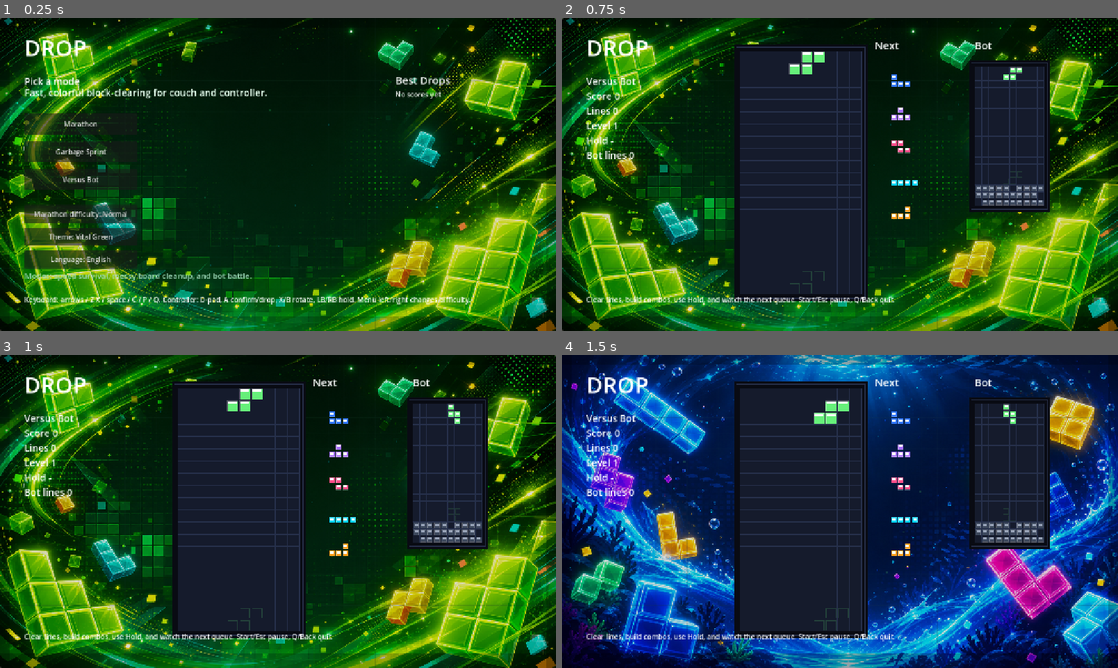
Above: before the commit, frames 1-4 (two rows, left to right).
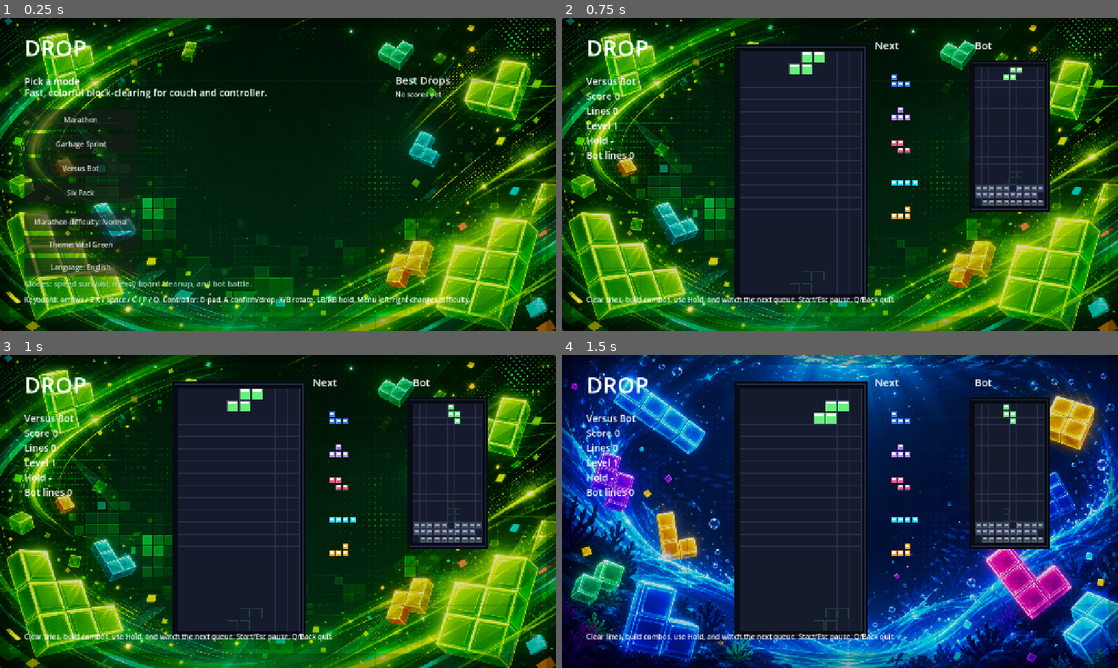
Above: after the commit, the same moments.

Repository: ozbillwang/drop
Game: Godot game, scene res://scenes/main.tscn
Same seed, same stepped clock (60 frames per second), same inputs: the game is played once before the commit and once after it.
Inputs (mouse positions are in pixels of both pictures, inside the frame that each line leads up to):
- Up to frame 1 (0.25 s): no input
- Up to frame 2 (0.75 s): click "Versus Bot" at 0.5 s
- Up to frame 3 (1 s): no input
- Up to frame 4 (1.5 s): tap Enter (ui_accept) at 1.25 s; move the mouse to (962, 495) at 1.27 s; hold Right (menu_right) from 1.28 s (still down); hold T (cycle_theme) from 1.28 s (still down); click (962, 495) at 1.42 s

The runs differ from the first frame. In frame 1, 4.6% of the frame differs, in the area x 4-46%, y 29-87%; in frame 2, nothing differs; in frame 3, nothing differs; in frame 4, nothing differs.

Commit message:
Add six pack challenge mode

Diff:
--- a/scripts/main.gd
+++ b/scripts/main.gd
@@ -12,20 +12,22 @@
 const EASY_ACCELERATION_DIVISOR := 6.0
 
 enum Screen { MENU, PLAYING, PAUSED, GAME_OVER }
-enum Mode { MARATHON, SPRINT, VERSUS }
+enum Mode { MARATHON, SPRINT, VERSUS, SIX_PACK }
 enum Language { EN, ZH }
 enum Difficulty { EASY, NORMAL }
 
 const MODE_NAMES := {
 	Mode.MARATHON: "Marathon",
 	Mode.SPRINT: "Garbage Sprint",
-	Mode.VERSUS: "Versus Bot"
+	Mode.VERSUS: "Versus Bot",
+	Mode.SIX_PACK: "Six Pack"
 }
 
 const MODE_KEYS := {
 	Mode.MARATHON: "mode_marathon",
 	Mode.SPRINT: "mode_sprint",
-	Mode.VERSUS: "mode_versus"
+	Mode.VERSUS: "mode_versus",
+	Mode.SIX_PACK: "mode_six_pack"
 }
 
 const THEME_KEYS := ["green", "blue", "orange", "black", "red", "cyan"]
@@ -118,6 +120,7 @@
 		"mode_marathon": "Marathon",
 		"mode_sprint": "Garbage Sprint",
 		"mode_versus": "Versus Bot",
+		"mode_six_pack": "Six Pack",
 		"score": "Score",
 		"lines": "Lines",
 		"level": "Level",
@@ -151,6 +154,7 @@
 		"mode_marathon": "单人挑战",
 		"mode_sprint": "残局速清",
 		"mode_versus": "Bot 对战",
+		"mode_six_pack": "六格挑战",
 		"score": "分数",
 		"lines": "消行",
 		"level": "等级",
@@ -202,6 +206,14 @@
 	"S": Color("#66f07a"),
 	"T": Color("#a66cff"),
 	"Z": Color("#ff4f8b"),
+	"A": Color("#00e5a8"),
+	"B": Color("#ffca3a"),
+	"D": Color("#ff6f59"),
+	"E": Color("#9b5de5"),
+	"F": Color("#00bbf9"),
+	"H": Color("#f15bb5"),
+	"N": Color("#8ac926"),
+	"P": Color("#ff924c"),
 	"G": Color("#53627d")
 }
 
@@ -213,6 +225,17 @@
 	"S": [[Vector2i(0, -1), Vector2i(1, -1), Vector2i(-1, 0), Vector2i(0, 0)]],
 	"T": [[Vector2i(0, -1), Vector2i(-1, 0), Vector2i(0, 0), Vector2i(1, 0)]],
 	"Z": [[Vector2i(-1, -1), Vector2i(0, -1), Vector2i(0, 0), Vector2i(1, 0)]]
+}
+
+const SIX_PACK_PIECES := {
+	"A": [[Vector2i(-1, -1), Vector2i(0, -1), Vector2i(1, -1), Vector2i(-1, 0), Vector2i(0, 0), Vector2i(1, 0)]],
+	"B": [[Vector2i(-2, 0), Vector2i(-1, 0), Vector2i(0, 0), Vector2i(1, 0), Vector2i(2, 0), Vector2i(3, 0)]],
+	"D": [[Vector2i(-1, -1), Vector2i(0, -1), Vector2i(0, 0), Vector2i(1, 0), Vector2i(1, 1), Vector2i(2, 1)]],
+	"E": [[Vector2i(0, -1), Vector2i(-1, 0), Vector2i(0, 0), Vector2i(1, 0), Vector2i(0, 1), Vector2i(0, 2)]],
+	"F": [[Vector2i(-1, -1), Vector2i(1, -1), Vector2i(-1, 0), Vector2i(0, 0), Vector2i(1, 0), Vector2i(0, 1)]],
+	"H": [[Vector2i(-1, -2), Vector2i(-1, -1), Vector2i(-1, 0), Vector2i(-1, 1), Vector2i(0, 1), Vector2i(1, 1)]],
+	"N": [[Vector2i(-1, -1), Vector2i(0, -1), Vector2i(0, 0), Vector2i(1, 0), Vector2i(2, 0), Vector2i(2, 1)]],
+	"P": [[Vector2i(-1, -1), Vector2i(0, -1), Vector2i(-1, 0), Vector2i(0, 0), Vector2i(1, 0), Vector2i(-1, 1)]]
 }
 
 var screen := Screen.MENU
@@ -386,9 +409,9 @@
 	history_box.size = Vector2(270, 390)
 	add_child(history_box)
 
-	for i in 3:
+	for i in MODE_KEYS.size():
 		var button := Button.new()
-		button.position = Vector2(56, 220 + i * 64)
+		button.position = Vector2(56, 210 + i * 56)
 		button.size = Vector2(260, 48)
 		button.pressed.connect(func() -> void:
 			start_game(i)
@@ -397,19 +420,19 @@
 		menu_buttons.append(button)
 
 	difficulty_button = Button.new()
-	difficulty_button.position = Vector2(56, 430)
+	difficulty_button.position = Vector2(56, 448)
 	difficulty_button.size = Vector2(260, 42)
 	difficulty_button.pressed.connect(_cycle_difficulty)
 	add_child(difficulty_button)
 
 	theme_button = Button.new()
-	theme_button.position = Vector2(56, 482)
+	theme_button.position = Vector2(56, 500)
 	theme_button.size = Vector2(260, 42)
 	theme_button.pressed.connect(_cycle_theme)
 	add_child(theme_button)
 
 	language_button = Button.new()
-	language_button.position = Vector2(56, 534)
+	language_button.position = Vector2(56, 552)
 	language_button.size = Vector2(260, 42)
 	language_button.pressed.connect(_toggle_language)
 	add_child(language_button)
@@ -478,6 +501,8 @@
 			return _mode_name(Mode.SPRINT)
 		"Versus Bot":
 			return _mode_name(Mode.VERSUS)
+		"Six Pack":
+			return _mode_name(Mode.SIX_PACK)
 	return str(raw)
 
 
@@ -705,9 +730,15 @@
 
 func _draw_piece() -> String:
 	if bag.is_empty():
-		bag = ["I", "J", "L", "O", "S", "T", "Z"]
+		bag = _piece_bag()
 		bag.shuffle()
 	return bag.pop_back()
+
+
+func _piece_bag() -> Array[String]:
+	if mode == Mode.SIX_PACK:
+		return ["A", "B", "D", "E", "F", "H", "N", "P"]
+	return ["I", "J", "L", "O", "S", "T", "Z"]
 
 
 func _peek_versus_piece(index: int) -> String:
@@ -771,10 +802,10 @@
 		return
 	if screen == Screen.MENU:
 		if event.is_action_pressed("menu_down") or event.is_action_pressed("soft_drop"):
-			selected_mode = (selected_mode + 1) % 3
+			selected_mode = (selected_mode + 1) % MODE_KEYS.size()
 			menu_buttons[selected_mode].grab_focus()
 		elif event.is_action_pressed("menu_up"):
-			selected_mode = (selected_mode + 2) % 3
+			selected_mode = (selected_mode + MODE_KEYS.size() - 1) % MODE_KEYS.size()
 			menu_buttons[selected_mode].grab_focus()
 		elif event.is_action_pressed("menu_left") or event.is_action_pressed("menu_right"):
 			_cycle_difficulty()
@@ -938,9 +969,18 @@
 	combo += 1
 	lines += cleared
 	level = 1 + lines / 10
-	var base: int = [0, 100, 300, 500, 800][cleared]
+	var base := _line_clear_score(cleared)
 	score += base * level + max(combo, 0) * 50
 	_update_drop_delay()
+
+
+func _line_clear_score(cleared: int) -> int:
+	if cleared <= 0:
+		return 0
+	var table := [0, 100, 300, 500, 800]
+	if cleared < table.size():
+		return table[cleared]
+	return 800 + (cleared - 4) * 400
 
 
 func _update_drop_delay() -> void:
@@ -1210,7 +1250,7 @@
 
 func _piece_cells(piece: String, pos: Vector2i, rot: int) -> Array[Vector2i]:
 	var cells: Array[Vector2i] = []
-	for base in PIECES[piece][0]:
+	for base in _piece_shape(piece):
 		var p: Vector2i = base
 		for i in rot % 4:
 			p = Vector2i(-p.y, p.x)
@@ -1218,6 +1258,12 @@
 			p = base
 		cells.append(pos + p)
 	return cells
+
+
+func _piece_shape(piece: String) -> Array:
+	if SIX_PACK_PIECES.has(piece):
+		return SIX_PACK_PIECES[piece][0]
+	return PIECES[piece][0]
 
 
 func _ghost_pos() -> Vector2i:
@@ -1416,7 +1462,7 @@
 func _draw_menu() -> void:
 	var theme := _theme_data()
 	draw_string(get_theme_default_font(), Vector2(56, 180), _text("tagline"), HORIZONTAL_ALIGNMENT_LEFT, -1, 22, theme["text"])
-	draw_string(get_theme_default_font(), Vector2(56, 600), _text("mode_summary"), HORIZONTAL_ALIGNMENT_LEFT, -1, 18, theme["muted"])
+	draw_string(get_theme_default_font(), Vector2(56, 618), _text("mode_summary"), HORIZONTAL_ALIGNMENT_LEFT, -1, 18, theme["muted"])
 
 
 func _draw_board(target_board: Array, origin: Vector2, include_active: bool, block_size: int = BLOCK) -> void:
Not shown, changed: README.md
